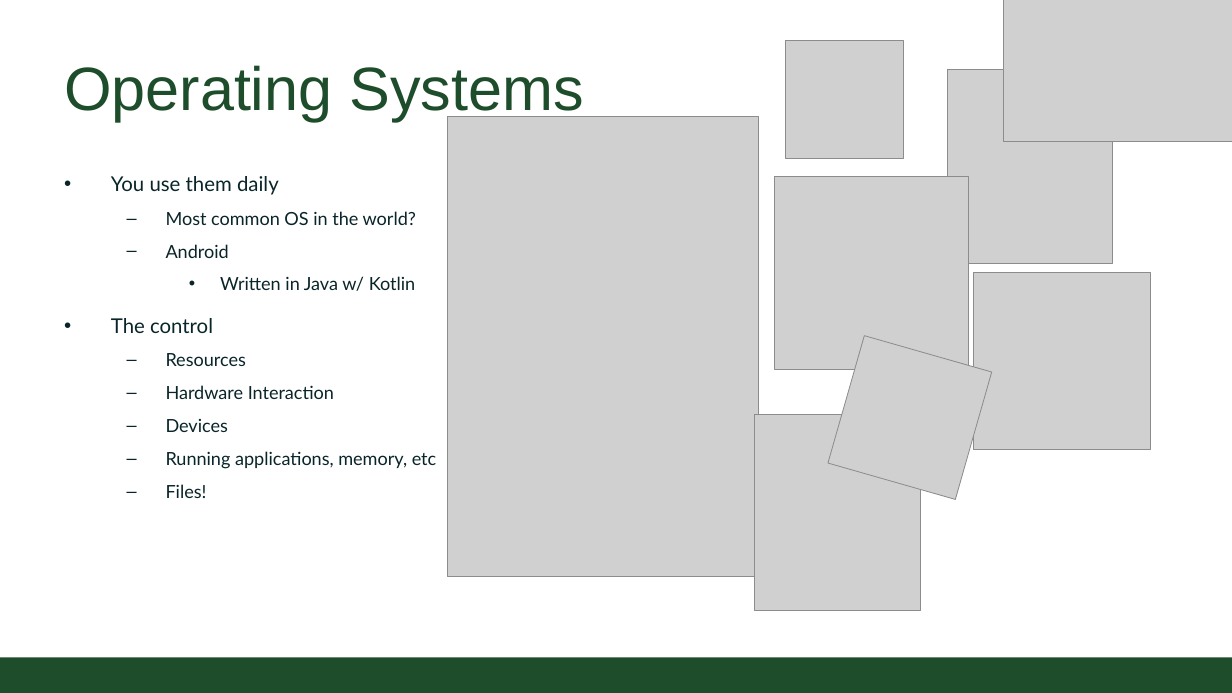
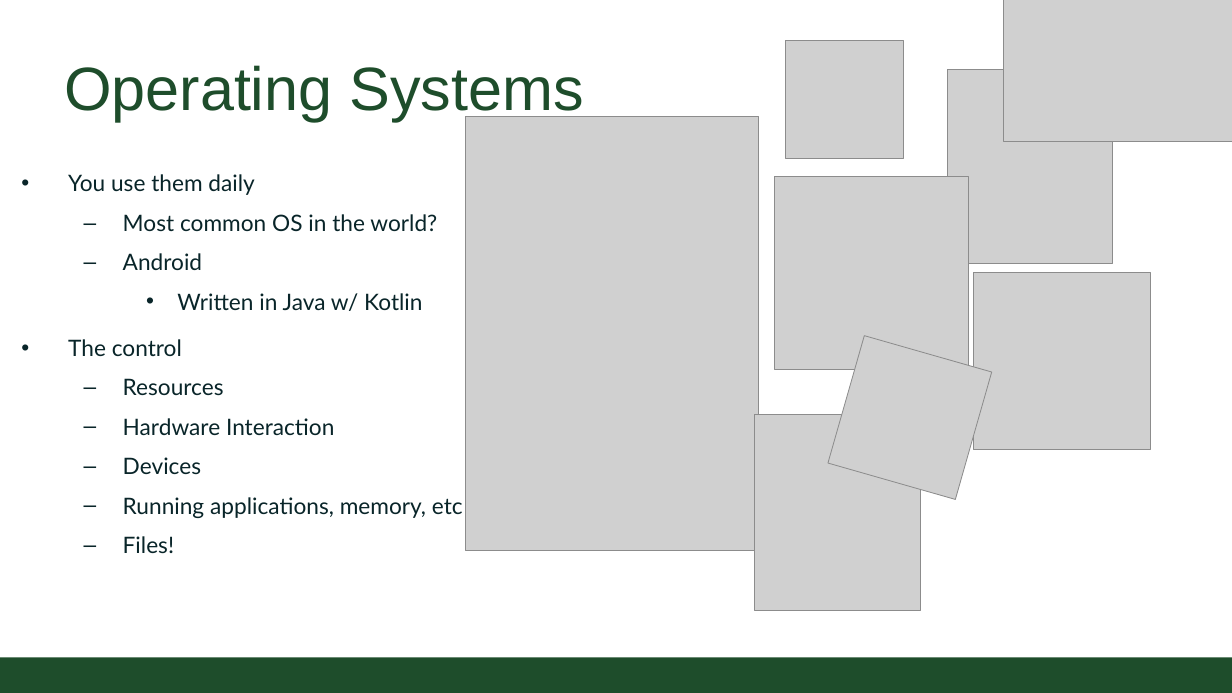
Before and after one commit to CSU-CompSci-CS163-4/Handouts, a slide deck: slide 3 of slides/On-Campus/09_01_OSandFileWriting.pptx. Drawn at 1232x693 pixels with LibreOffice and Linux fonts; fonts in the diff are those of the drawing; grey boxes stand for pictures; background and template pictures are left out. Boxes give left, top, right and bottom in pixels: in the first picture for what was removed or moved away, otherwise in the second. Text is boxed around its words. In the diff, an @@ line names an element or a change of style, - is before the commit and + after.

```diff
--- a/slides/On-Campus/09_01_OSandFileWriting.pptx
+++ b/slides/On-Campus/09_01_OSandFileWriting.pptx
@@ picture: place and size @@
-picture at <box>448,116,759,576</box>
+picture at <box>466,116,759,550</box>
@@ text "You use them daily": place and size @@
-text "You use them daily" at <box>111,176,437,498</box>
+text "You use them daily" at <box>68,174,463,554</box>
@@ text "You use them daily" at <box>68,174,463,554</box>: size 18 to 20 pt in "You use them daily", "The control"; size 16 to 20 pt in "Most common OS in the world?", "Android", "Written in Java w/ Kotlin", "Resources" and 4 more places @@
```
Also in this commit, not shown: 5 other slides changed, 8 slides added, 3 slides removed.
